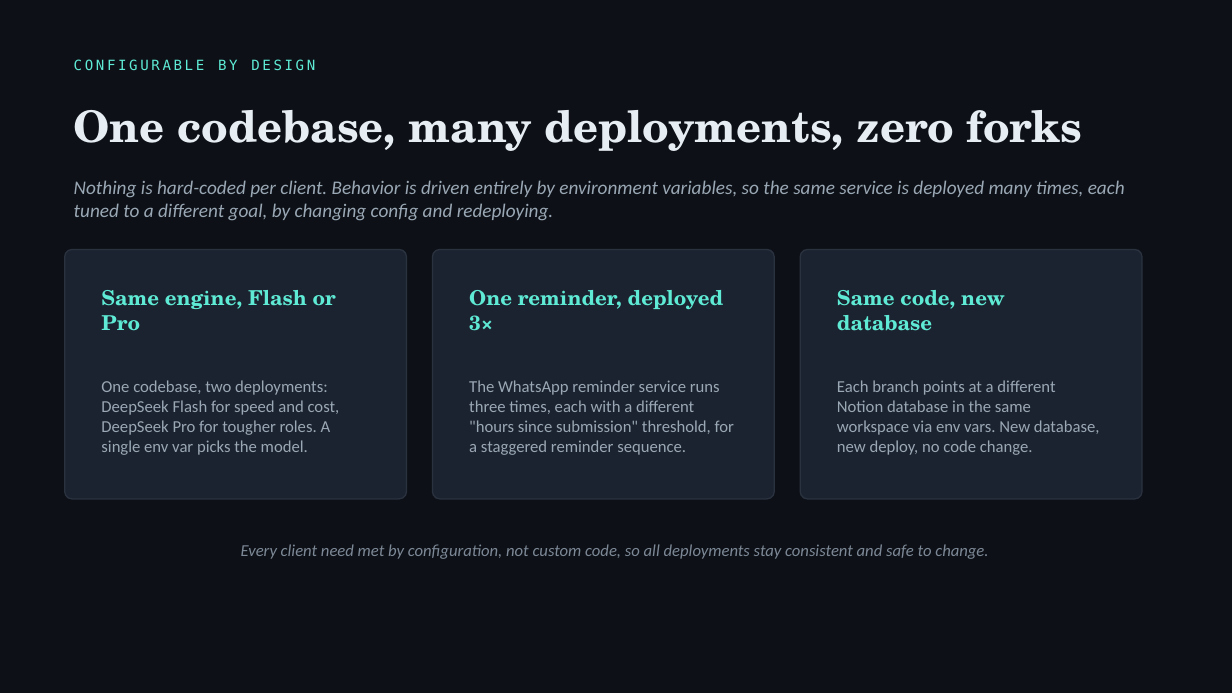
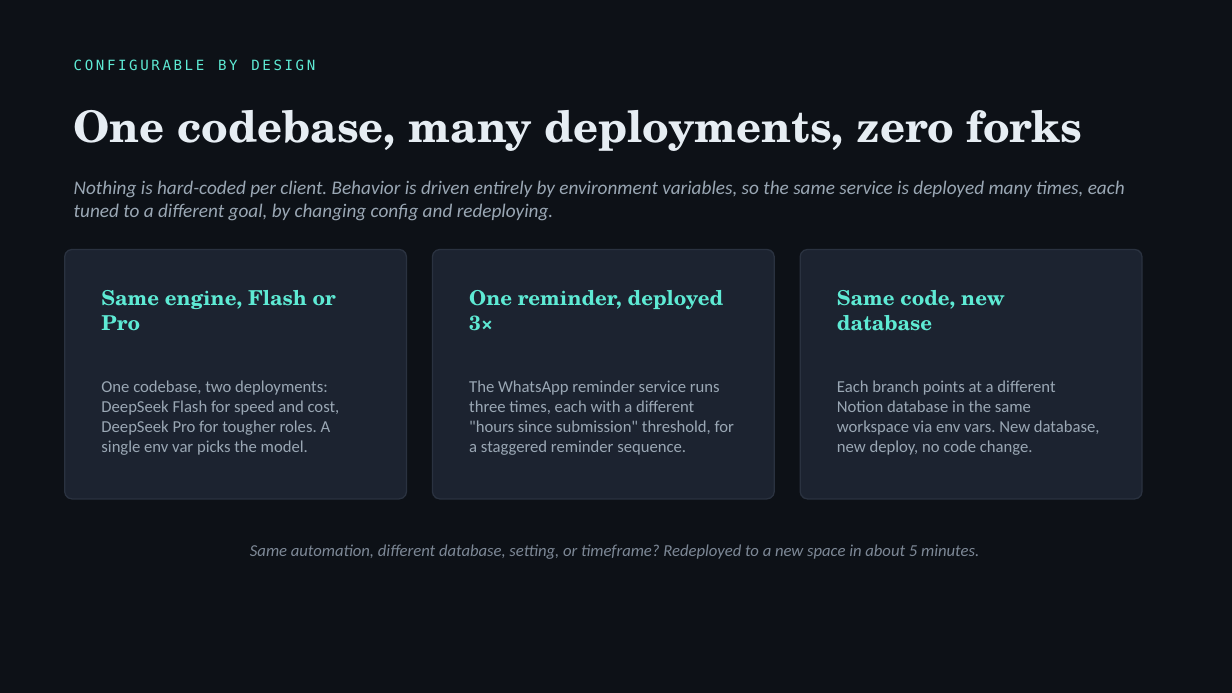
Before and after one commit to Wessam-Mandour/Wessam-Mandour.github.io, a slide deck: slide 7 of deck/AI-Recruiting-Automation-Portfolio.pptx. Drawn at 1232x693 pixels with LibreOffice and Linux fonts; fonts in the diff are those of the drawing. Boxes give left, top, right and bottom in pixels: in the first picture for what was removed or moved away, otherwise in the second. Text is boxed around its words. In the diff, an @@ line names an element or a change of style, - is before the commit and + after.

Commit message:
Add CV page + View CV buttons; clickable logo + floating back-to-top nav; reword config payoff to 5-min redeploy

```diff
--- a/deck/AI-Recruiting-Automation-Portfolio.pptx
+++ b/deck/AI-Recruiting-Automation-Portfolio.pptx
@@ text at (250,544,979,559): text changed @@
-Every client need met by configuration, not custom code, so all deployments stay consistent and safe to change.
+Same automation, different database, setting, or timeframe? Redeployed to a new space in about 5 minutes.
```
Also in this commit, not shown: 6 other files.
